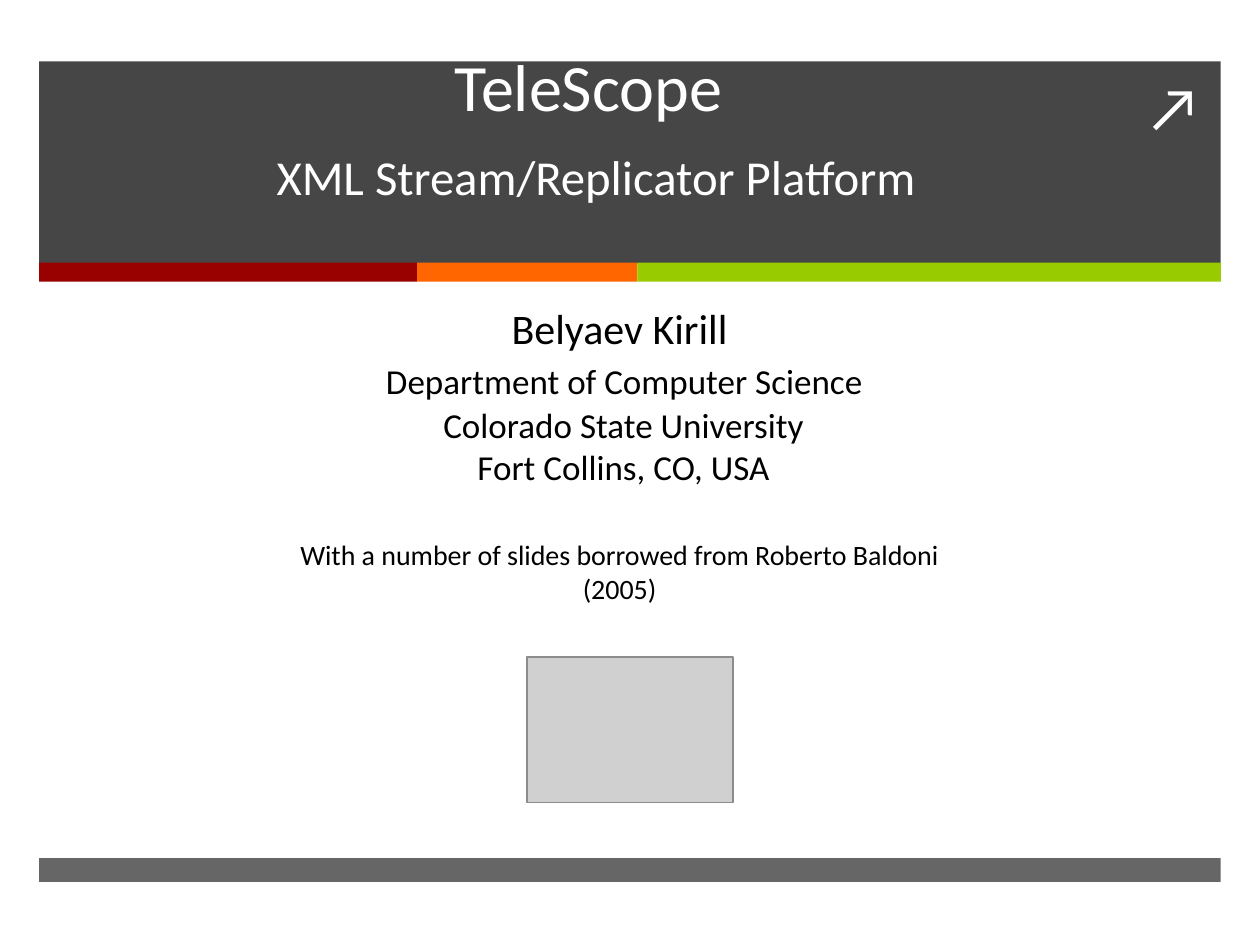
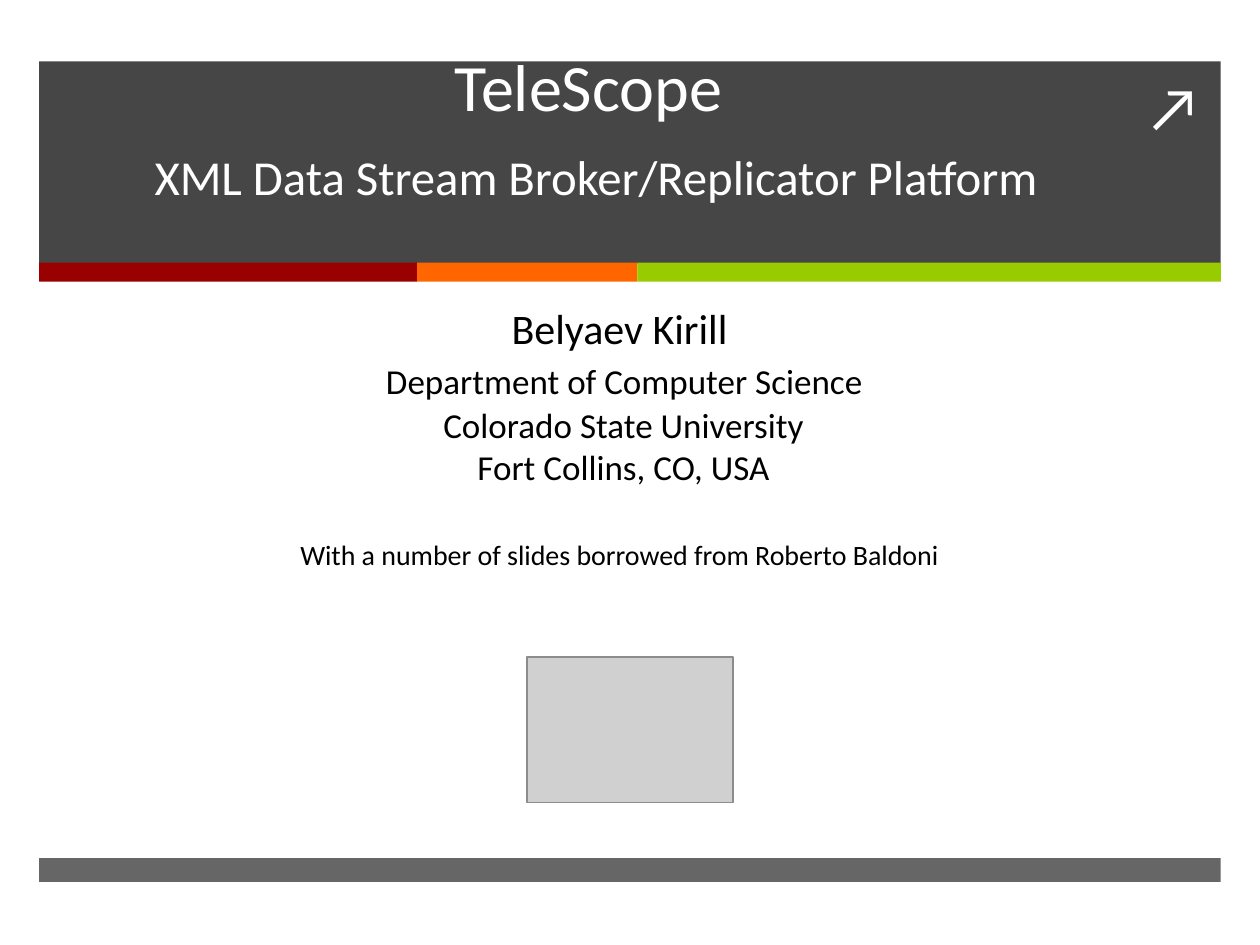
Before and after one commit to kirillbelyaev/telescope, a slide deck: slide 1 of doc/TeleScope.pptx. Drawn at 1260x945 pixels with LibreOffice and Linux fonts; fonts in the diff are those of the drawing; grey boxes stand for pictures. Boxes give left, top, right and bottom in pixels: in the first picture for what was removed or moved away, otherwise in the second. Text is boxed around its words. In the diff, an @@ line names an element or a change of style, - is before the commit and + after.

Commit message:
minor editing of the 1st page of the presentation, added PDF version of presentation

```diff
--- a/doc/TeleScope.pptx
+++ b/doc/TeleScope.pptx
@@ title at (x1=155, y1=57, x2=1038, y2=203): text changed @@
-TeleScope
-XML Stream/Replicator Platform
+TeleScope
+XML Data Stream Broker/Replicator Platform
@@ text at (x1=300, y1=545, x2=938, y2=566): text changed @@
-With a number of slides borrowed from Roberto Baldoni (2005)
+With a number of slides borrowed from Roberto Baldoni
```
Also in this commit, not shown: 2 other files.
